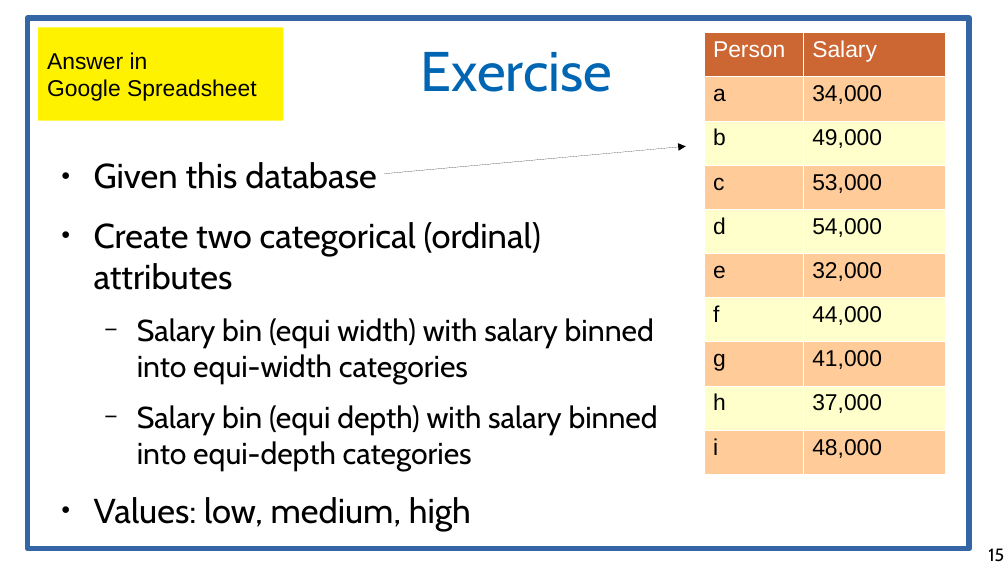
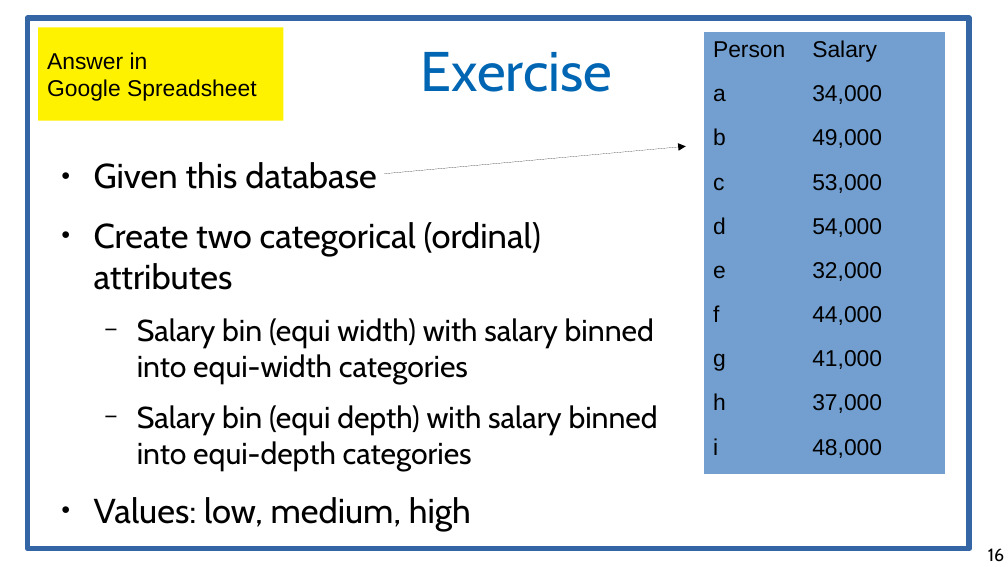
Before and after one commit to marco-calautti/data-mining-course, a slide deck: slide 16 of theory/odp/tt03_data_types.odp (slide 15 before the commit). Drawn at 1008x567 pixels with LibreOffice and Linux fonts; fonts in the diff are those of the drawing. Boxes give left, top, right and bottom in pixels: in the first picture for what was removed or moved away, otherwise in the second. Text is boxed around its words. In the diff, an @@ line names an element or a change of style, - is before the commit and + after.

```diff
--- a/theory/odp/tt03_data_types.odp
+++ b/theory/odp/tt03_data_types.odp
@@ table at (x1=704, y1=32, x2=946, y2=474) @@
@@ fill #CC6633 to #729FCF in row 1 @@
@@ fill #FFCC99 to #729FCF in 10 cells @@
@@ fill #FFFFCC to #729FCF in 8 cells @@
@@ text colour #FFFFFF to #000000 in "Person", "Salary" @@
@@ borders changed @@
@@ page number at (x1=988, y1=548, x2=1004, y2=562): text changed @@
-15
+16
```
Also in this commit, not shown: 2 other slides changed, 1 slide added, 3 other files.
